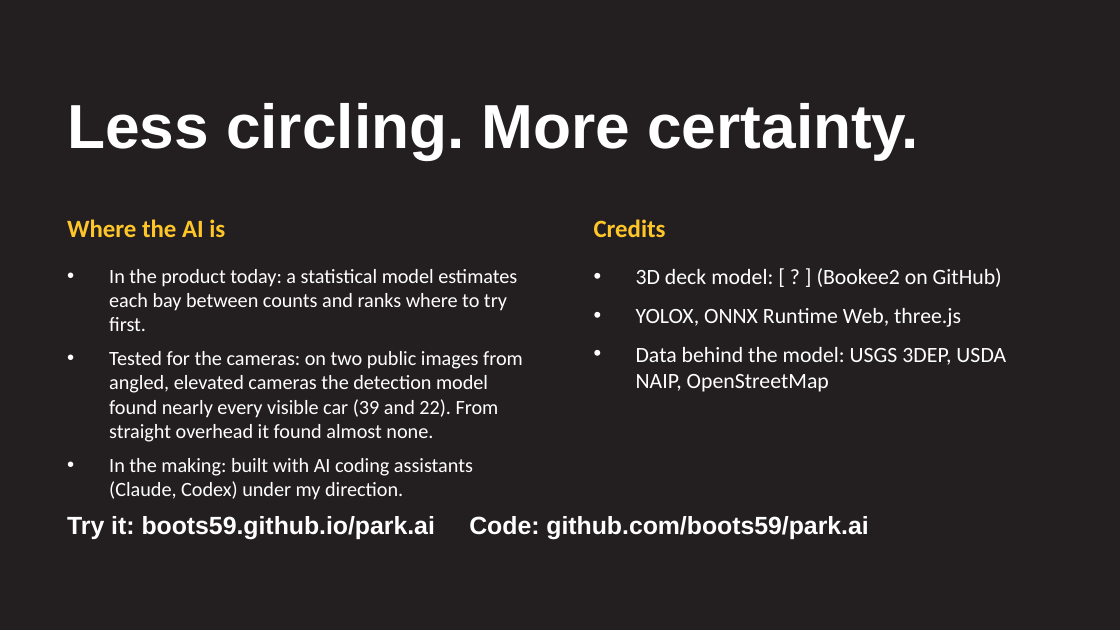
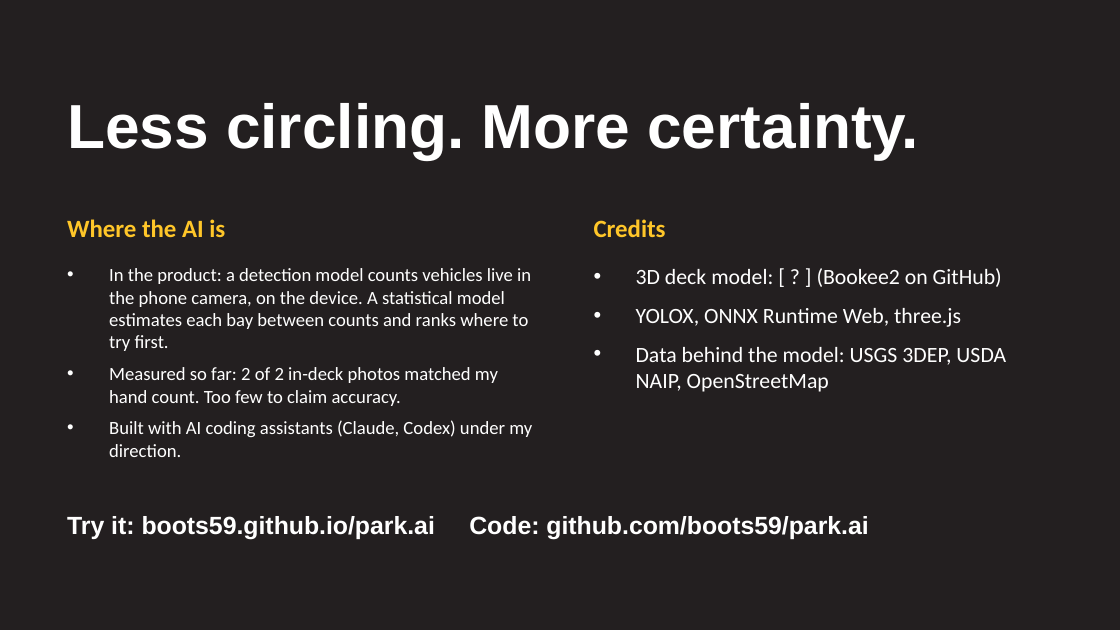
Before and after one commit to boots59/park.ai, a slide deck: slide 8 of submission/Park-AI-pitch-DRAFT.pptx. Drawn at 1120x630 pixels with LibreOffice and Linux fonts; fonts in the diff are those of the drawing. Boxes give left, top, right and bottom in pixels: in the first picture for what was removed or moved away, otherwise in the second. Text is boxed around its words. In the diff, an @@ line names an element or a change of style, - is before the commit and + after.

```diff
--- a/submission/Park-AI-pitch-DRAFT.pptx
+++ b/submission/Park-AI-pitch-DRAFT.pptx
@@ text at box(109, 268, 532, 457): text changed; size 13 to 12 pt @@
-• In the product today: a statistical model estimates each bay between counts and ranks where to try first.
-• Tested for the cameras: on two public images from angled, elevated cameras the detection model found nearly every visible car (39 and 22). From straight overhead it found almost none.
-• In the making: built with AI coding assistants (Claude, Codex) under my direction.
+• In the product: a detection model counts vehicles live in the phone camera, on the device. A statistical model estimates each bay between counts and ranks where to try first.
+• Measured so far: 2 of 2 in-deck photos matched my hand count. Too few to claim accuracy.
+• Built with AI coding assistants (Claude, Codex) under my direction.
```
Also in this commit, not shown: 1 other slide changed, 1 other file.
